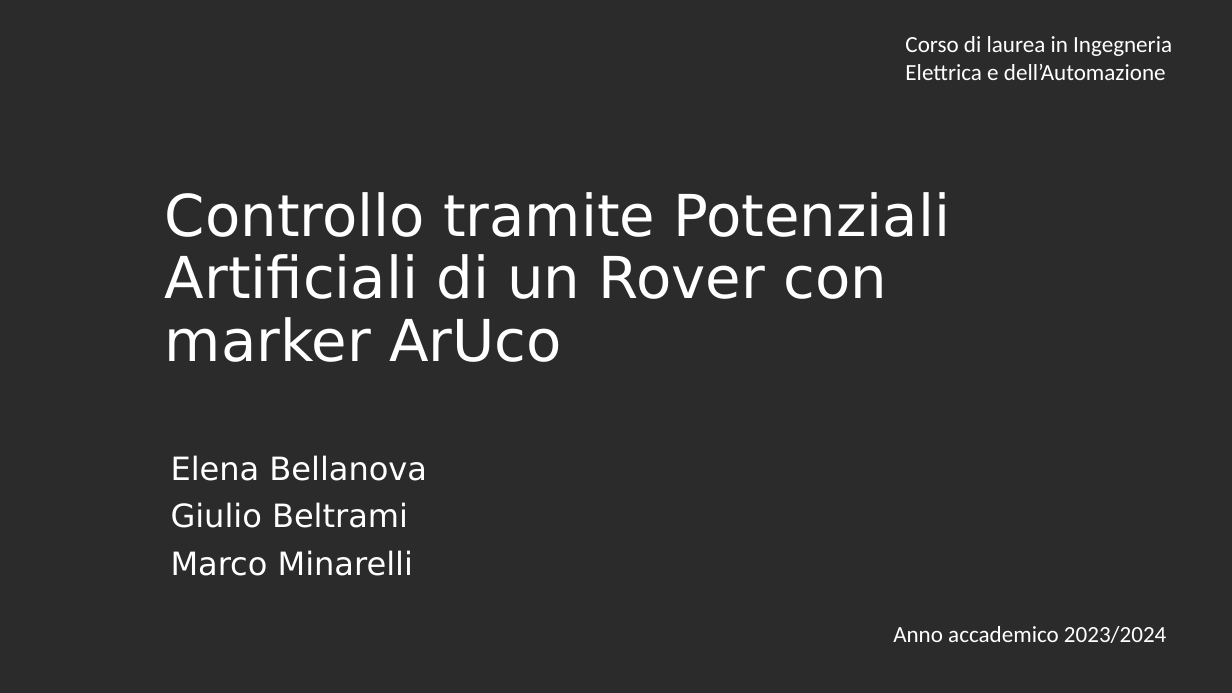
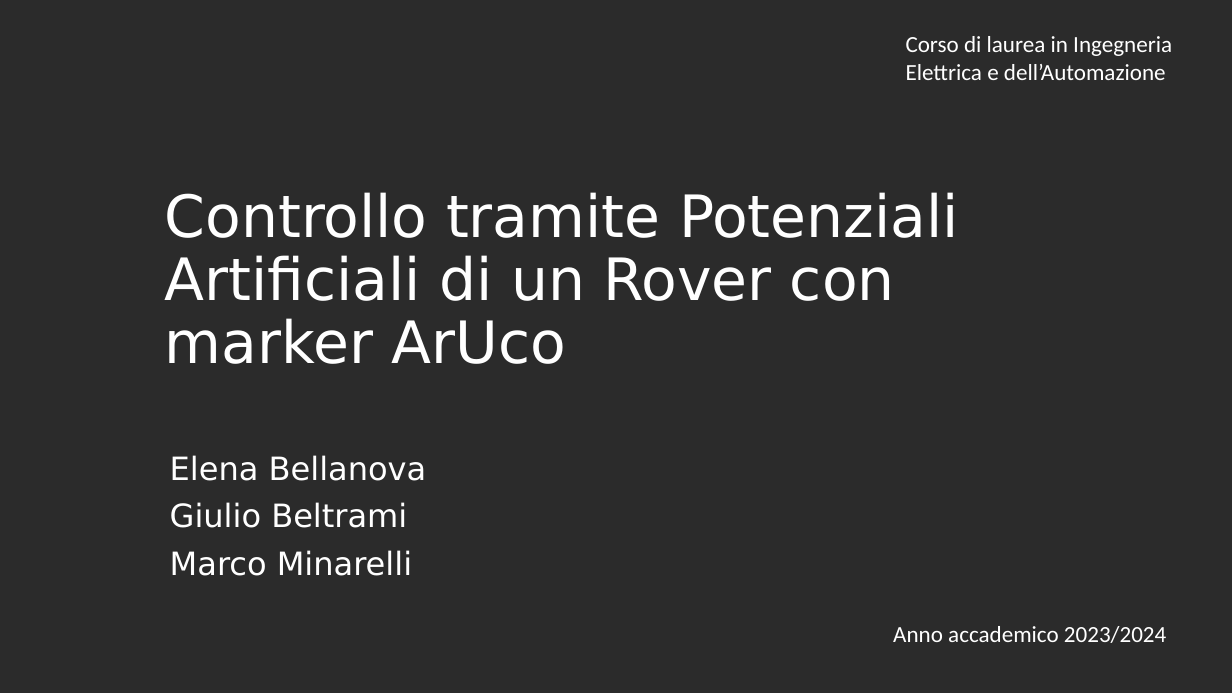
Before and after one commit to MarcoMinarelli/Rover_LabAuto, a slide deck: slide 1 of Presentazione LabAuto.pptx. Drawn at 1232x693 pixels with LibreOffice and Linux fonts; fonts in the diff are those of the drawing; background and template pictures are left out; a plain dark background stands for a picture behind light text. Boxes give left, top, right and bottom in pixels: in the first picture for what was removed or moved away, otherwise in the second. Text is boxed around its words. In the diff, an @@ line names an element or a change of style, - is before the commit and + after.

```diff
--- a/Presentazione LabAuto.pptx
+++ b/Presentazione LabAuto.pptx
@@ title "Controllo tramite Potenziali Artificiali di ..." at (x1=165, y1=192, x2=958, y2=364): size 45 to 45.5 pt @@
```
Also in this commit, not shown: 14 other slides changed.
